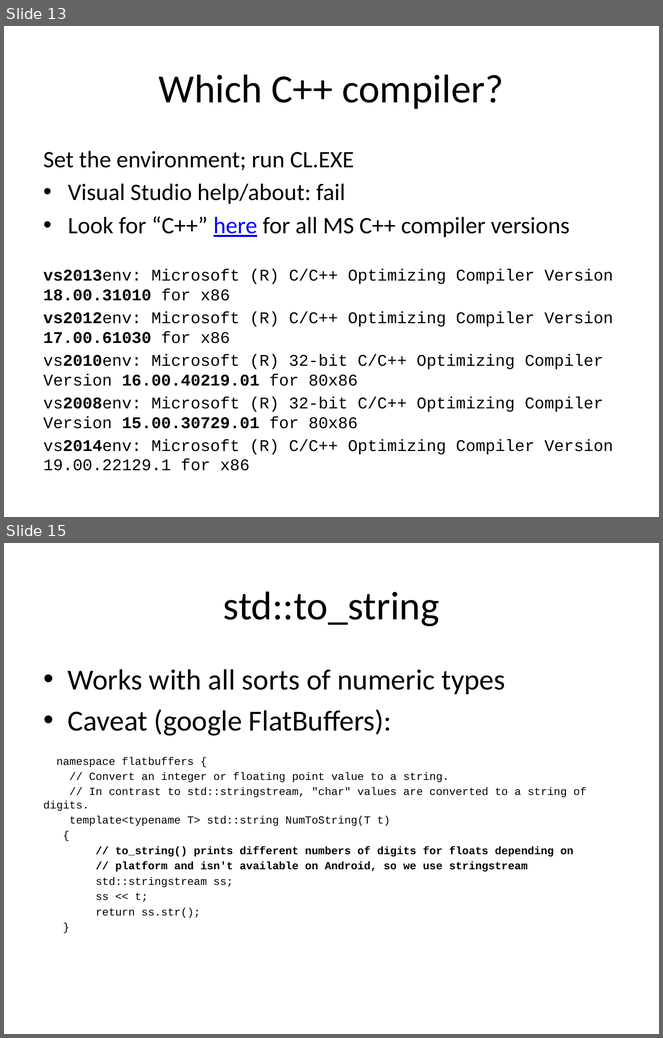
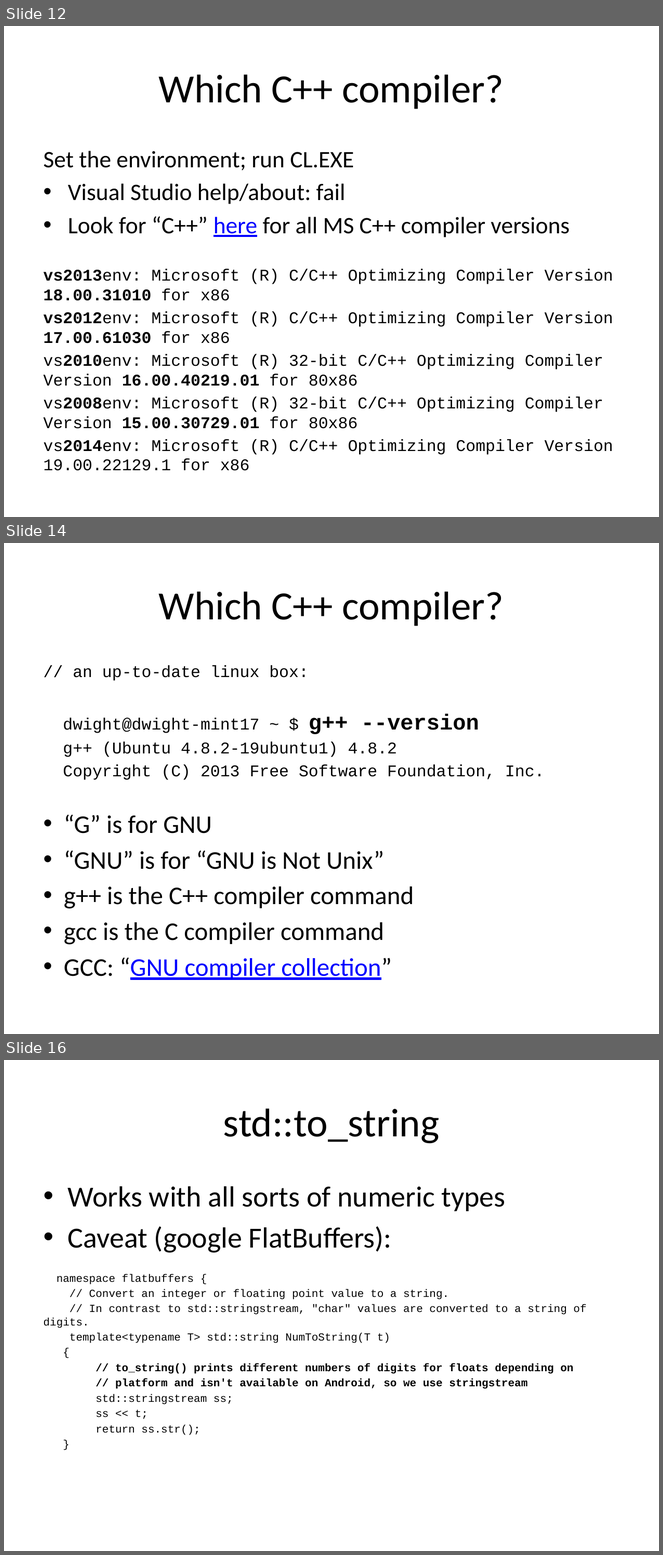
Before and after one commit to fellmad/FunWithCpp11, a slide deck: doc/Fun_with_C++11.pptx. Shown one above the other, each under a label of ours: slides 13 and 15 before the commit, slides 12, 14 and 16 after it; the slides between them are not shown. The pictures are 663x1038 and 663x1555 pixels, drawn with LibreOffice and Linux fonts; fonts in the diff are those of the drawing. Boxes give left, top, right and bottom in pixels: in the first picture for what was removed or moved away, otherwise in the second. Text is boxed around its words. In the diff, an @@ line names an element or a change of style, - is before the commit and + after.

```diff
--- a/doc/Fun_with_C++11.pptx
+++ b/doc/Fun_with_C++11.pptx
@@ slide 14 added at <box>4,543,659,1034</box>, background #FFFFFF @@
@@ title added at <box>159,591,503,626</box>, 44 pt, text #000000 @@
+Which C++ compiler?
@@ text added at <box>63,665,545,980</box>, 18 pt, text #000000 @@
+// an up-to-date linux box:
+dwight@dwight-mint17 ~ $ g++ --version
+g++ (Ubuntu 4.8.2-19ubuntu1) 4.8.2
+Copyright (C) 2013 Free Software Foundation, Inc.
+• “G” is for GNU
+• “GNU” is for “GNU is Not Unix”
+• g++ is the C++ compiler command
+• gcc is the C compiler command
+• GCC: “GNU compiler collection”
@@ what was slide 13 is now slide 12 @@
@@ what was slide 15 is now slide 16 @@
```
Also in this commit, not shown: 3 slides changed.
